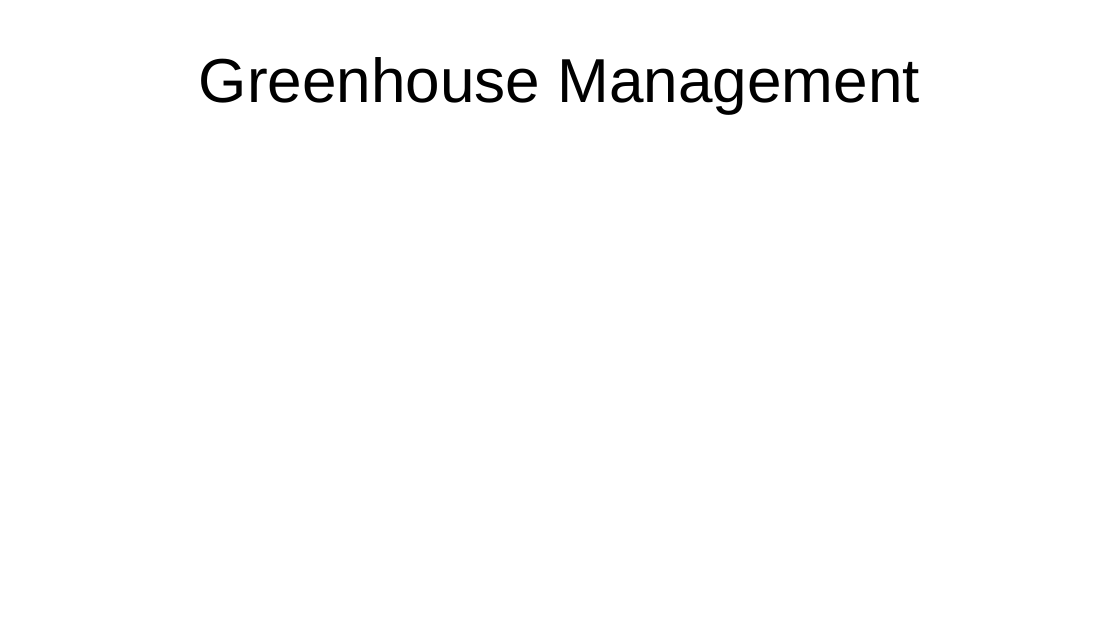
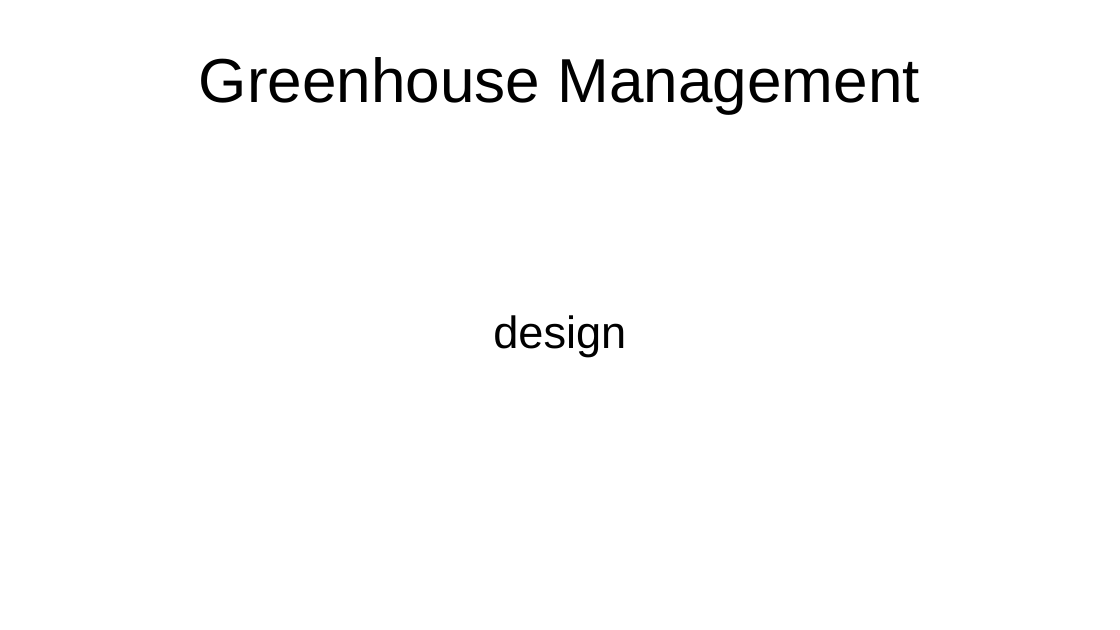
Before and after one commit to kaloyanMilev13/GreenHouse, a slide deck: slide 1 of doc/design/design_presentation.odp. Drawn at 1120x630 pixels with LibreOffice and Linux fonts; fonts in the diff are those of the drawing. Boxes give left, top, right and bottom in pixels: in the first picture for what was removed or moved away, otherwise in the second. Text is boxed around its words. In the diff, an @@ line names an element or a change of style, - is before the commit and + after.

```diff
--- a/doc/design/design_presentation.odp
+++ b/doc/design/design_presentation.odp
@@ subtitle added at (493, 315, 626, 356), 32 pt, text #000000 @@
+design
```
Also in this commit, not shown: 7 slides added, 1 slide removed, 4 other files.
